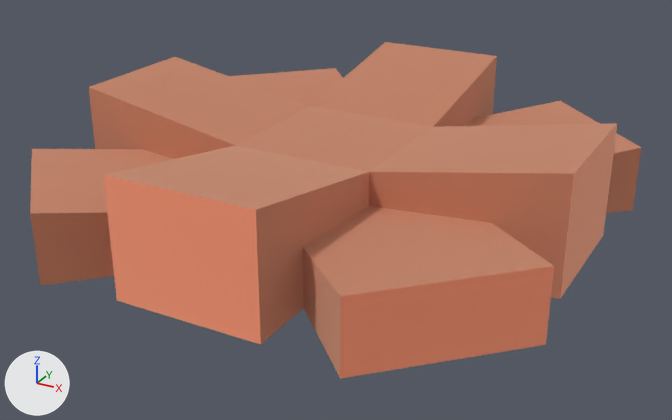
A saved change to the glTF model public/models/nf2/nature/campfire_logs.glb.
One viewpoint serves both versions: a 50 mm camera at (0.232, -0.423, 0.162) aimed at (0.005, -0.01, -0.045). Every picture has the same lights, and +X, +Y and +Z are marked at lower left. The first picture is the older version. Where no turn or scale is listed for an object, it has been applied to the vertices.

Before the edit, the objects in view are built like this:
```python
mat_wood = principled_material('wood')
mat_wood.base_color = (1.0, 0.557, 0.384)  # beige #ffc5a7
mat_wood.metallic = 1.0
mat_wood.roughness = 1.0
mat_wooddark = principled_material('woodDark')
mat_wooddark.base_color = (0.769, 0.427, 0.294)  # beige #e3af94
mat_wooddark.metallic = 1.0
mat_wooddark.roughness = 1.0
me_mesh_campfire_logs = bpy.data.meshes.new('Mesh campfire_logs')
me_mesh_campfire_logs.from_pydata(...)  # 57 vertices, 112 faces; spans x -0.146..0.146, y -0.146..0.146, z 0.0..0.063
# faces by material slot: [14, 98]
me_mesh_campfire_logs.materials.append(mat_wood)  # beige #ffc5a7
me_mesh_campfire_logs.materials.append(mat_wooddark)  # beige #e3af94
ob_campfire_logs = bpy.data.objects.new('campfire_logs', me_mesh_campfire_logs)
ob_campfire_logs.location = (0.0, 0.0, -0.05)
```
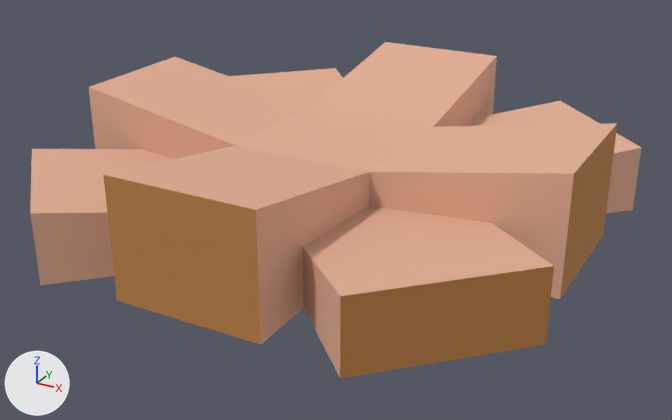
Pixel boxes (x1, y1, x2, y2) of what changed, in the pictures (672 x 420 px):
'campfire_logs', recoloured, surface changed
    both: (30, 42, 641, 379)

Diff of the bpy script that builds the scene:
```diff
--- a/public/models/nf2/nature/campfire_logs.glb.py
+++ b/public/models/nf2/nature/campfire_logs.glb.py
@@ mat_wood @@
 mat_wood = principled_material('wood')
-mat_wood.base_color = (1.0, 0.557, 0.384)  # beige #ffc5a7
-mat_wood.metallic = 1.0
+mat_wood.base_color = (0.527, 0.227, 0.063)  # orange #c08347
 mat_wood.roughness = 1.0
@@ mat_wooddark @@
 mat_wooddark.base_color = (0.769, 0.427, 0.294)  # beige #e3af94
-mat_wooddark.metallic = 1.0
 mat_wooddark.roughness = 1.0
@@ ob_tmpparent @@
-ob_tmpparent = bpy.data.objects.new('tmpParent', None)
-ob_tmpparent.location = (0.0, 0.0, 0.0)
```
